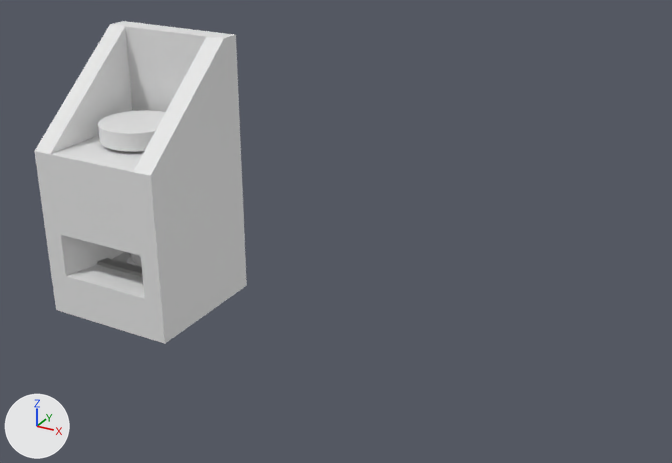
Before and after pictures for a commit that changed the Blender file blender/screw_mount.blend.
The view is the same before and after, from a 50 mm camera at (58.7, -67.0, 34.7) aimed at (21.7, 0.2, 1.1). Every picture has the same lights, and +X, +Y and +Z are marked at lower left.

The scene before the commit, as lines of its bpy script (objects in view):
```python
ob_m4_nut = bpy.data.objects.new('m4_nut', me_cylinder)
ob_m4_nut.location = (0.0, 0.0, -4.4)
ob_m4_screw = bpy.data.objects.new('m4_screw', me_cylinder_001)
ob_m4_screw.location = (0.0, 0.0, 0.0)
ob_nut_ceiling_slicer_dent = bpy.data.objects.new('nut ceiling_slicer_dent', me_cube_008)
ob_nut_ceiling_slicer_dent.location = (0.0, -2.9, -2.3)
ob_nut_push_hole = bpy.data.objects.new('nut_push_hole', me_cube_007)
ob_nut_push_hole.location = (0.0, 4.0, -3.9)
ob_screw_nut_mount = bpy.data.objects.new('screw_nut_mount', me_cube_006)
ob_screw_nut_mount.location = (0.0, 0.0, -5.0)
ob_screw_top_mount = bpy.data.objects.new('screw_top_mount', me_cube_004)
ob_screw_top_mount.location = (0.0, 0.0, 9.0)
```
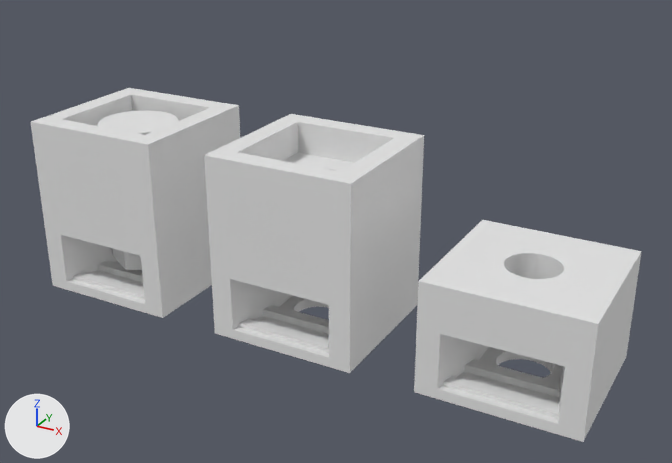
ob_nut_push_hole is not drawn itself; it is used by a modifier of ob_screw_nut_mount.
ob_m4_nut_push_hole is not drawn itself; it is used by a modifier of ob_screw_nut_mount.
ob_nut_ceiling_entry_slicer_bridge is not drawn itself; it is used by a modifier of ob_screw_nut_mount.

Changed parts and their boxes (x1, y1, x2, y2) in the pictures (672 x 463 px; the box of a moved part takes in the faces that stretch with it):
'screw_nut_mount_applied_without_align', added: after (414, 220, 642, 442)
'screw_top_mount', hidden: before (35, 21, 242, 218)
'screw_top_mount_4sided_applied', added: after (204, 114, 424, 265)
'screw_nut_mount', reshaped, mesh rescaled: before (40, 172, 247, 344); after (40, 191, 212, 318)
'screw_nut_mount_applied', added: after (209, 208, 421, 373)
'screw_top_mount_4sided', added: after (31, 88, 240, 218)
'm4_nut', shown: after (112, 248, 142, 270)
'nut ceiling_slicer_dent', hidden: before (97, 258, 143, 276)
part 2 of me_cylinder_004, moved or reshaped: before (61, 235, 145, 299); after (61, 235, 145, 304)

Patch to the scene script:
```diff
--- a/blender/screw_mount.blend.py
+++ b/blender/screw_mount.blend.py
@@ me_cube_006 @@
 me_cube_006.from_pydata(...)  # 8 vertices, 6 faces; spans x -7.0..7.0, y -7.0..7.0, z -6.0..7.0
+# me_cube_006 part 1: the whole mesh is scaled about its middle by (1, 1, 0.785), then moved by (0.0, 0.0, 1.4)
@@ me_cylinder_004 @@
 me_cylinder_004.from_pydata(...)  # 16 vertices, 10 faces; spans x -4.61..4.61, y -8.44..3.84, z -2.53..1.61
 # used by ob_m4_nut_slit; location = (0.0, 0.0, -3.9); scale = (1.09, 1.09, 1.09)
+# me_cylinder_004 part 2: the whole mesh is scaled about its middle by (1, 1, 1.13), then moved by (0.0, 0.0, -0.28)
@@ ob_m4_nut @@
 ob_m4_nut.location = (0.0, 0.0, -4.4)
-ob_m4_nut.hide_set(True)
@@ ob_screw_top_mount @@
 _m = ob_screw_top_mount.modifiers.new('Boolean.001', 'BOOLEAN')
 _m.object = ob_screw_nut_mount_align_bump_tolerances
+ob_screw_top_mount.hide_set(True)
@@ ob_screw_nut_mount @@
 _m = ob_screw_nut_mount.modifiers.new('Boolean.003', 'BOOLEAN')
-_m.object = ob_nut_push_hole
 _m = ob_screw_nut_mount.modifiers.new('Boolean.004', 'BOOLEAN')
@@ ob_nut_push_hole @@
-ob_nut_push_hole = bpy.data.objects.new('nut_push_hole', me_cube_007)
@@ ob_nut_ceiling_slicer_dent @@
 _m = ob_nut_ceiling_slicer_dent.modifiers.new('Array.001', 'ARRAY')
 _m.relative_offset_displace = (0.0, 0.0, -5.1)
+ob_nut_ceiling_slicer_dent.hide_set(True)
@@ ob_screw_nut_mount_applied_without_align @@
+ob_screw_nut_mount_applied_without_align = bpy.data.objects.new('screw_nut_mount_applied_without_align', me_cube_017)  # 352 vertices, 184 faces; spans x -7.0..7.0, y -7.0..7.0, z -3.2..7.0
+ob_screw_nut_mount_applied_without_align.location = (40.0, 0.0, -5.0)
@@ ob_screw_top_mount_4sided_applied @@
+ob_screw_top_mount_4sided_applied = bpy.data.objects.new('screw_top_mount_4sided_applied', me_cube_016)  # 296 vertices, 166 faces; spans x -7.0..7.0, y -7.0..7.0, z 2.0..9.0
+ob_screw_top_mount_4sided_applied.location = (20.0, 0.0, 0.0)
@@ ob_screw_top_mount_4sided @@
+ob_screw_top_mount_4sided = bpy.data.objects.new('screw_top_mount_4sided', me_cube_014)  # 36 vertices, 34 faces; spans x -7.0..7.0, y -7.0..7.0, z 2.0..9.0; modifiers BOOLEAN, BOOLEAN
+ob_screw_top_mount_4sided.location = (0.0, 0.0, 0.0)
@@ ob_screw_nut_mount_applied @@
+ob_screw_nut_mount_applied = bpy.data.objects.new('screw_nut_mount_applied', me_cube_011)  # 484 vertices, 251 faces; spans x -7.0..7.0, y -7.0..7.0, z -3.2..8.89
+ob_screw_nut_mount_applied.location = (20.0, 0.0, -5.0)
@@ ob_nut_ceiling_entry_slicer_bridge @@
+ob_nut_ceiling_entry_slicer_bridge = bpy.data.objects.new('nut ceiling_entry_slicer_bridge', me_cube_010)  # a box spanning x -5.1..5.1, y -0.6..0.6, z -0.5..0.6; modifiers ARRAY
+ob_nut_ceiling_entry_slicer_bridge.location = (0.0, -5.7, -2.0)
@@ ob_m4_nut_push_hole @@
+ob_m4_nut_push_hole = bpy.data.objects.new('m4_nut_push_hole', me_cube_007_1)  # a box spanning x -0.9..0.9, y -0.6..7.6, z -0.9..0.6
+ob_m4_nut_push_hole.location = (0.0, 4.0, -4.5)
```
